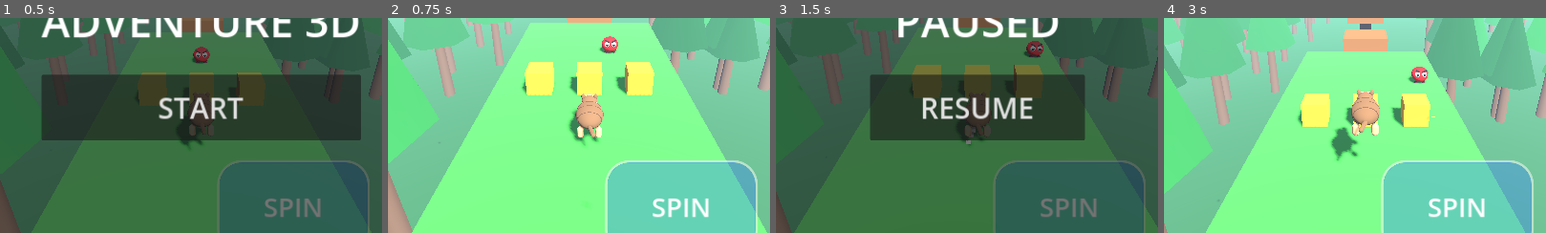
Above: before the commit, frames 1-4 (left to right).
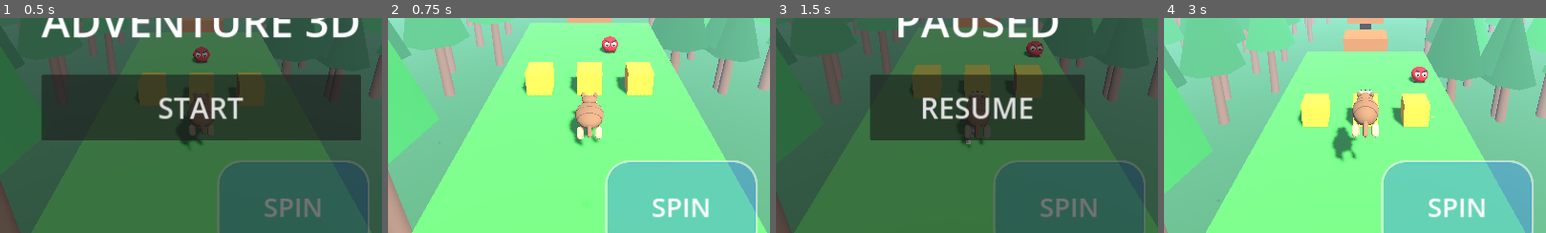
Above: after the commit, the same moments.

Repository: ksomealmlk-create/Adventure3D
Game: Godot game, scene res://main.tscn
The game is run twice, just before and just after one commit, with the same random seed, the same clock (stepped at 60 frames per second) and the same inputs.
Inputs:
- Up to frame 1 (0.5 s): no input
- Up to frame 2 (0.75 s): click "START" at 0.5 s
- Up to frame 3 (1.5 s): click "II" at 1.25 s
- Up to frame 4 (3 s): click "HD" at 2 s; click "RESUME" at 2.75 s
The pictures show only the part of the screen within x 24-74%, y 39-89%; the shares and areas given below are measured in that part.

Frame 1 is identical in both runs. In frame 2, 0.4% of the frame differs, in the area x 48-57%, y 34-60%; in frame 3, 0.1%; in frame 4, 0.7%, in the area x 43-57%, y 33-67%.

Commit message:
armadillo animations

Diff:
--- a/main.gd
+++ b/main.gd
@@ -660,6 +660,16 @@
 	var vy_before := player.velocity.y
 	player.move_and_slide()
 	var on_fl := player.is_on_floor()
+	if spin_t > 0.0:
+		visual.play("spin")
+	elif not on_fl:
+		visual.play("jump" if player.velocity.y > 0.0 else "fall")
+	elif Vector2(player.velocity.x, player.velocity.z).length() > 6.0:
+		visual.play("run")
+	elif Vector2(player.velocity.x, player.velocity.z).length() > 0.5:
+		visual.play("walk")
+	else:
+		visual.play("idle")
 	if on_fl and not was_floor and vy_before < -5.0:
 		_burst(player.position - Vector3(0, 0.7, 0), Color(1, 1, 1), 8, 3.0)
 	was_floor = on_fl
@@ -712,6 +722,7 @@
 		won = true
 		state = "win"
 		_play("win")
+		visual.play("win")
 		_burst(player.position + Vector3(0, 1, 0), Color(1, 0.84, 0), 40, 8.0)
 		show_panel("YOU WIN!\nFruits: %d" % fruits, "PLAY AGAIN")
 
